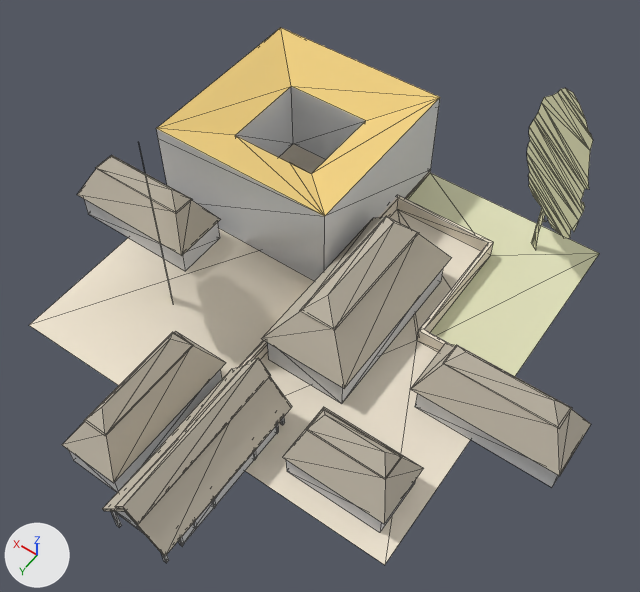
Two versions of the OBJ model assets/stl_export/112w.obj, one commit apart.
The view is the same before and after, from a camera (50 mm lens) standing at (-23.4, 33.3, 50.9) and looking at (-2.8, 4.4, 5.5). The lights are fixed; the arrows at lower left show +X, +Y and +Z. The older version comes first. Mesh edges are drawn as thin lines. Where no turn or scale is listed for an object, it has been applied to the vertices. Vertices at exactly the same position are counted once.

The first picture shows '112w'.
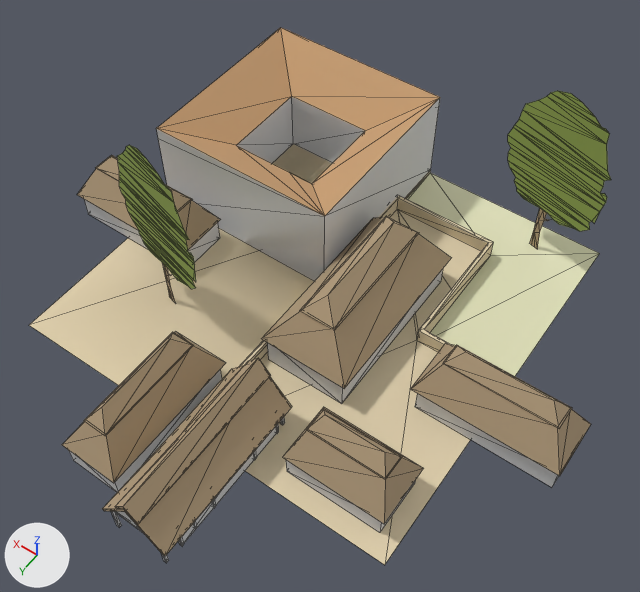
Changed parts and their boxes (x1, y1, x2, y2) in the pictures (640 x 592 px; the box of a moved part takes in the faces that stretch with it):
'112w', recoloured, reshaped (light grey to beige): before (29, 28, 600, 565); after (29, 28, 611, 565)
part 1 of me_112w, moved or reshaped: before (140, 28, 440, 287); after (117, 28, 611, 289)
part 2 of me_112w, moved or reshaped: before (430, 88, 600, 376); after (148, 110, 608, 376)
part 3 of me_112w, recoloured: before (528, 123, 583, 230); after (165, 221, 544, 287)
part 4 of me_112w, recoloured: before (142, 88, 592, 273); after (119, 91, 610, 289)

Diff of the bpy script that builds the scene:
```diff
--- a/assets/stl_export/112w.obj.py
+++ b/assets/stl_export/112w.obj.py
@@ mat_cortyard @@
 mat_cortyard = principled_material('cortyard')
-mat_cortyard.base_color = (0.878, 0.792, 0.651)  # pale yellow #f1e6d3
+mat_cortyard.base_color = (0.757, 0.639, 0.427)  # beige #e2d1af
 mat_cortyard.roughness = 1.0
@@ mat_material @@
 mat_material = principled_material('Material')
-mat_material.base_color = (0.878, 0.639, 0.224)  # yellow #f1d182
+mat_material.base_color = (0.577, 0.349, 0.176)  # brown #c89f74
 mat_material.roughness = 1.0
@@ mat_straw @@
 mat_straw = principled_material('straw')
-mat_straw.base_color = (0.569, 0.514, 0.42)  # light grey #c7bead
+mat_straw.base_color = (0.447, 0.333, 0.204)  # beige #b29c7d
 mat_straw.roughness = 1.0
@@ mat_tree @@
+mat_tree = principled_material('tree')
+mat_tree.base_color = (0.294, 0.4, 0.0902)  # green #94aa55
+mat_tree.roughness = 1.0
@@ me_112w @@
 # used by ob_112w; location = (0.0, 0.0, 0.0)
-me_112w.from_pydata(...)  # 465 vertices, 662 faces; spans x -20.9..19.7, y -15.5..22.6, z -0.3..14.4
+me_112w.from_pydata(...)  # 465 vertices, 662 faces; spans x -20.9..19.7, y -15.0..22.6, z -0.3..14.4
+# me_112w part 1: 72 of 465 vertices moved; they spanned x 4.0..11.7, y -11.0..10.2, z 0.0..14.4 and now span x -14.7..12.5, y -13.6..8.5, z 3.7..14.4; mean shift (-5.0, -5.1, 2.3); largest move (11.1, 5.1, 5.6) -> (-14.7, -11.6, 8.4)
+# me_112w part 2: 68 of 465 vertices moved; they spanned x -15.0..-7.1, y -15.5..-10.0, z -0.3..14.1 and now span x -15.0..8.6, y -15.0..7.6, z -0.3..9.7; mean shift (5.1, 5.2, -2.6); largest move (-7.6, -15.1, 9.7) -> (8.6, 7.3, 0.0)
+# me_112w part 3: 6 faces spanning x -10.8..8.5, y -12.7..7.6, z 0.0..3.9 switch from mat_w (beige #e2e2bc) to mat_straw (beige #b29c7d)
+# me_112w part 4: 36 faces spanning x -14.7..12.5, y -13.8..8.5, z 3.4..14.4 switch from mat_w (beige #e2e2bc) to mat_tree (green #94aa55)
 me_112w.materials.append(mat_cortyard)
```
